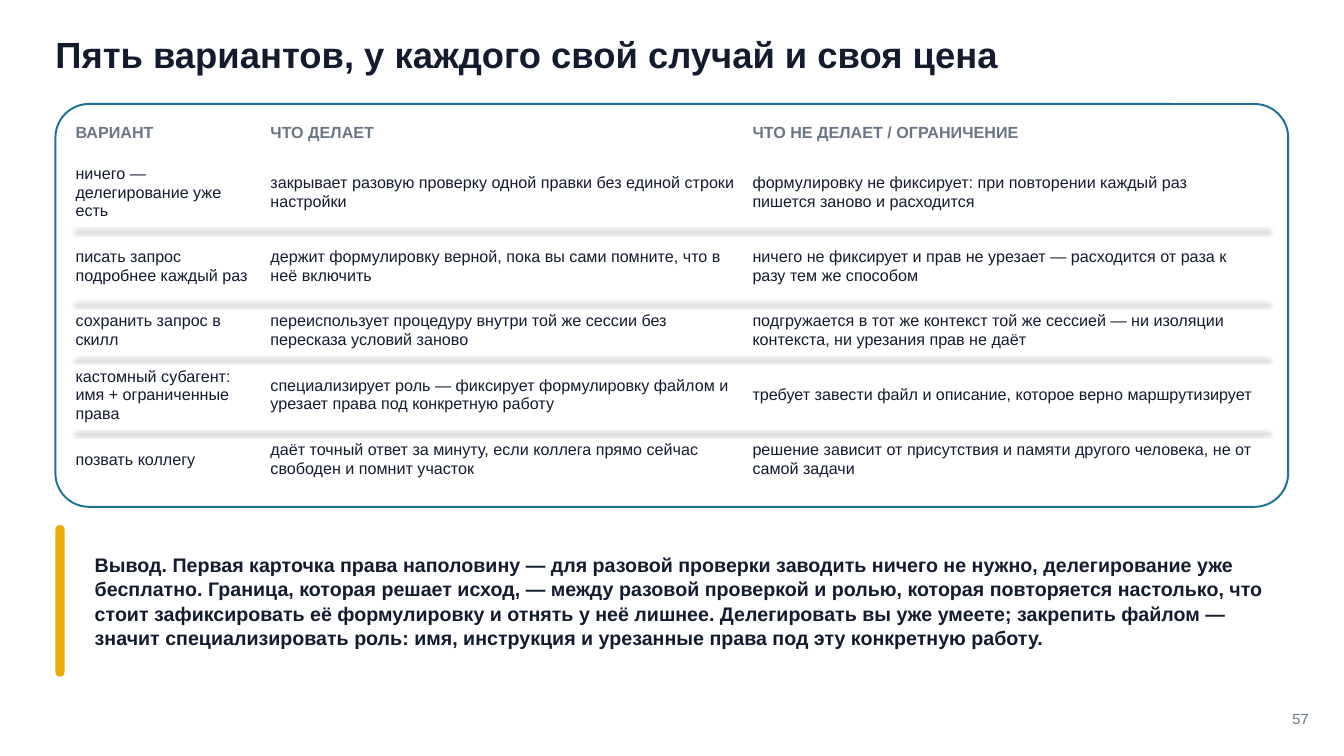
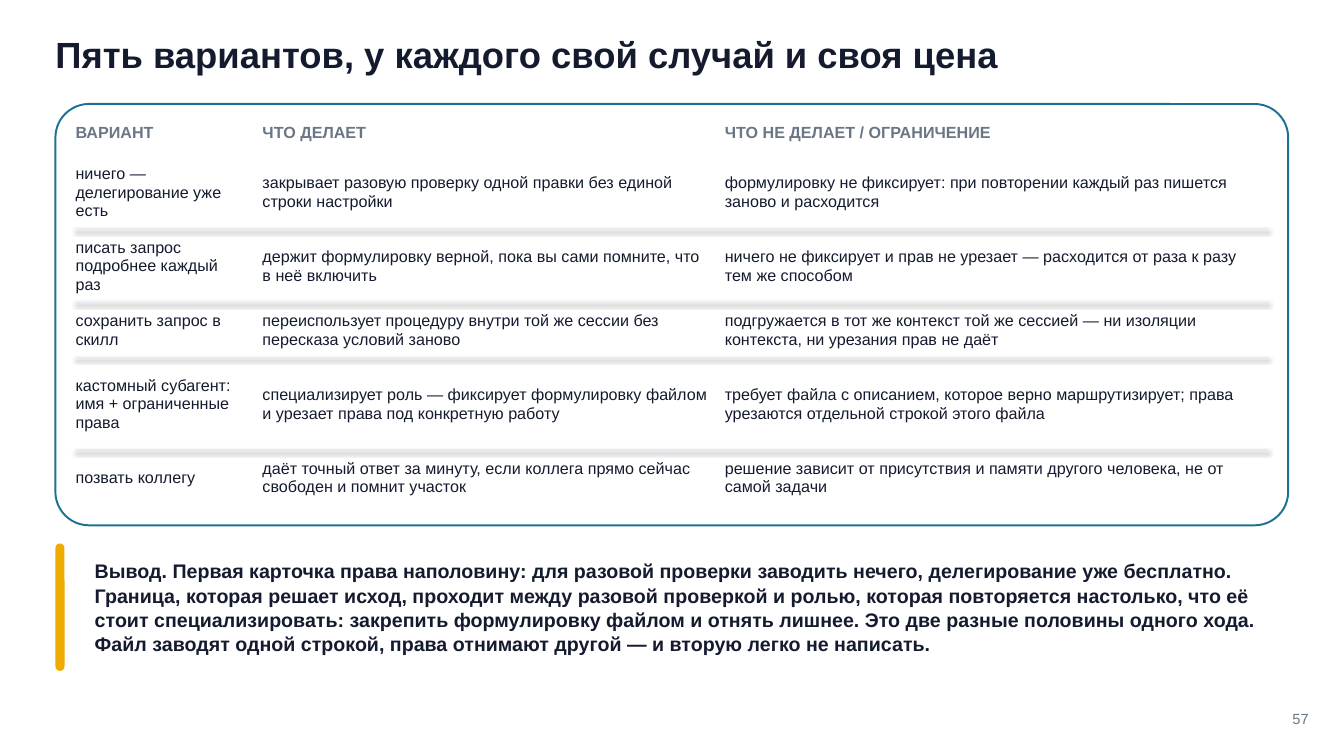
Before and after one commit to tellina-study/AI-usage-lessons, a slide deck: slide 57 of library/seminars/sem-06/rendered/sem-06.pptx. Drawn at 1344x756 pixels with LibreOffice and Linux fonts; fonts in the diff are those of the drawing. Boxes give left, top, right and bottom in pixels: in the first picture for what was removed or moved away, otherwise in the second. Text is boxed around its words. In the diff, an @@ line names an element or a change of style, - is before the commit and + after.

```diff
--- a/library/seminars/sem-06/rendered/sem-06.pptx
+++ b/library/seminars/sem-06/rendered/sem-06.pptx
@@ rounded rectangle: place and size @@
-rounded rectangle at [55, 104, 1289, 507]
+rounded rectangle at [55, 104, 1289, 525]
@@ rounded rectangle at [55, 104, 1289, 525]: proportions changed @@
@@ text "ЧТО ДЕЛАЕТ": place and size @@
-text "ЧТО ДЕЛАЕТ" at [270, 127, 374, 141]
+text "ЧТО ДЕЛАЕТ" at [262, 127, 366, 141]
@@ text "ЧТО НЕ ДЕЛАЕТ / ОГРАНИЧЕНИЕ": place and size @@
-text "ЧТО НЕ ДЕЛАЕТ / ОГРАНИЧЕНИЕ" at [753, 127, 1018, 141]
+text "ЧТО НЕ ДЕЛАЕТ / ОГРАНИЧЕНИЕ" at [725, 127, 991, 141]
@@ text "закрывает разовую проверку одной правки ..." rewrapped from [270, 176, 734, 211] to [262, 176, 672, 211] @@
@@ text "формулировку не фиксирует: при повторении ..." rewrapped from [753, 176, 1187, 211] to [725, 176, 1227, 211] @@
@@ text "писать запрос подробнее каждый раз" rewrapped from [76, 253, 247, 285] to [76, 244, 218, 294] @@
@@ text "держит формулировку верной, пока вы ..." rewrapped from [270, 250, 721, 281] to [262, 250, 700, 281] @@
@@ text "ничего не фиксирует и прав ..." rewrapped from [753, 250, 1226, 285] to [725, 250, 1236, 281] @@
@@ text "переиспользует процедуру внутри той же ...": place and size @@
-text "переиспользует процедуру внутри той же ..." at [270, 314, 667, 349]
+text "переиспользует процедуру внутри той же ..." at [262, 314, 659, 349]
@@ text "подгружается в тот же контекст ...": place and size @@
-text "подгружается в тот же контекст ..." at [753, 314, 1224, 349]
+text "подгружается в тот же контекст ..." at [725, 314, 1196, 349]
@@ text "кастомный субагент: имя + ограниченные ...": place and size @@
-text "кастомный субагент: имя + ограниченные ..." at [76, 370, 230, 423]
+text "кастомный субагент: имя + ограниченные ..." at [76, 379, 230, 432]
@@ text "специализирует роль — фиксирует формулировку ..." rewrapped from [270, 379, 728, 413] to [262, 388, 707, 423] @@
@@ text at [725, 388, 1233, 423]: text changed @@
-требует завести файл и описание, которое верно маршрутизирует
+требует файла с описанием, которое верно маршрутизирует; права урезаются отдельной строкой этого файла
@@ text "позвать коллегу": place and size @@
-text "позвать коллегу" at [76, 456, 196, 468]
+text "позвать коллегу" at [76, 474, 196, 487]
@@ line moved from (76, 432) - (1268, 432) to (76, 450) - (1268, 450) @@
@@ text "даёт точный ответ за минуту, ...": place and size @@
-text "даёт точный ответ за минуту, ..." at [270, 443, 698, 478]
+text "даёт точный ответ за минуту, ..." at [262, 462, 690, 496]
@@ text "решение зависит от присутствия и ...": place and size @@
-text "решение зависит от присутствия и ..." at [753, 446, 1251, 478]
+text "решение зависит от присутствия и ..." at [725, 465, 1224, 496]
@@ rounded rectangle: place and size @@
-rounded rectangle at [55, 525, 65, 678]
+rounded rectangle at [55, 543, 65, 670]
@@ text at [95, 563, 1254, 655]: text changed @@
-Вывод. Первая карточка права наполовину — для разовой проверки заводить ничего не нужно, делегирование уже бесплатно. Граница, которая решает исход, — между разовой проверкой и ролью, которая повторяется настолько, что стоит зафиксировать её формулировку и отнять у неё лишнее. Делегировать вы уже умеете; закрепить файлом — значит специализировать роль: имя, инструкция и урезанные права под эту конкретную работу.
+Вывод. Первая карточка права наполовину: для разовой проверки заводить нечего, делегирование уже бесплатно. Граница, которая решает исход, проходит между разовой проверкой и ролью, которая повторяется настолько, что её стоит специализировать: закрепить формулировку файлом и отнять лишнее. Это две разные половины одного хода. Файл заводят одной строкой, права отнимают другой — и вторую легко не написать.
```
Also in this commit, not shown: 33 other slides changed, 8 slides added, 8 slides removed, 59 other files.
